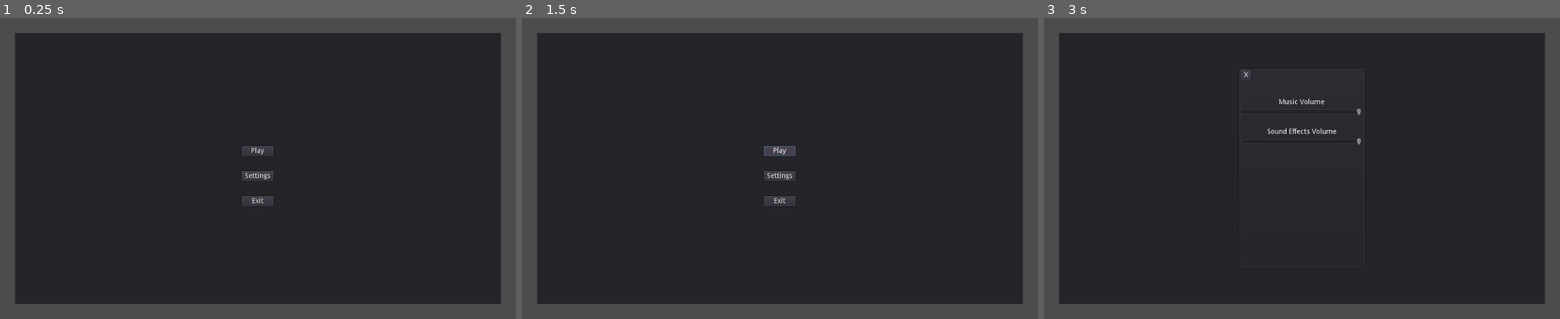
Above: before the commit, frames 1-3 (left to right).
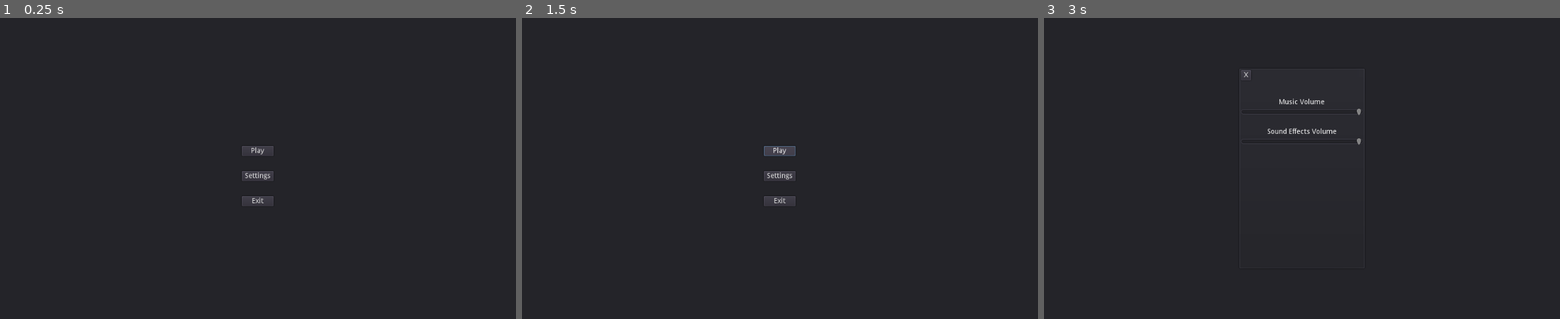
Above: after the commit, the same moments.

Repository: Brzusko/QuickHand
Game: Godot game, scene res://Scenes/Main_Menu.tscn
The game is run twice, just before and just after one commit, with the same random seed, the same clock (stepped at 60 frames per second) and the same inputs. The project has no main scene, so this scene is started directly.
Inputs:
- Up to frame 1 (0.25 s): no input
- Up to frame 2 (1.5 s): click "Play" at 0.5 s; click "Play" at 1.25 s
- Up to frame 3 (3 s): click "Play" at 2 s; click "Settings" at 2.75 s

The runs differ from the first frame. In frame 1, 15% of the frame differs, in the area x 0-100%, y 0-100%; in frame 2, 15%; in frame 3, 15%.

Commit message:
Main Menu Panel

Diff:
--- a/Scenes/Main_Menu.tscn
+++ b/Scenes/Main_Menu.tscn
@@ -9,19 +9,13 @@
 [node name="MarginContainer" type="MarginContainer" parent="."]
 anchor_right = 1.0
 anchor_bottom = 1.0
-custom_constants/margin_right = 30
-custom_constants/margin_top = 30
-custom_constants/margin_left = 30
-custom_constants/margin_bottom = 30
 __meta__ = {
 "_edit_use_anchors_": false
 }
 
 [node name="Panel" type="Panel" parent="MarginContainer"]
-margin_left = 30.0
-margin_top = 30.0
-margin_right = 994.0
-margin_bottom = 570.0
+margin_right = 1024.0
+margin_bottom = 600.0
 
 [node name="VBoxContainer" type="VBoxContainer" parent="MarginContainer"]
 margin_left = 480.0
@@ -64,6 +58,7 @@
 text = "Exit"
 
 [node name="PopupPanel" parent="." instance=ExtResource( 2 )]
+visible = false
 anchor_left = 0.5
 anchor_top = 0.5
 anchor_right = 0.5
